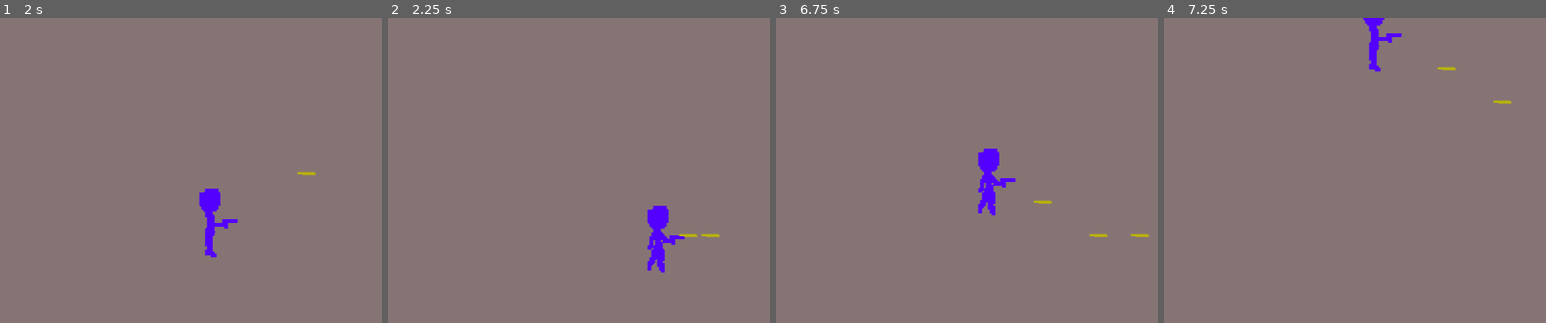
Above: before the commit, frames 1-4 (left to right).
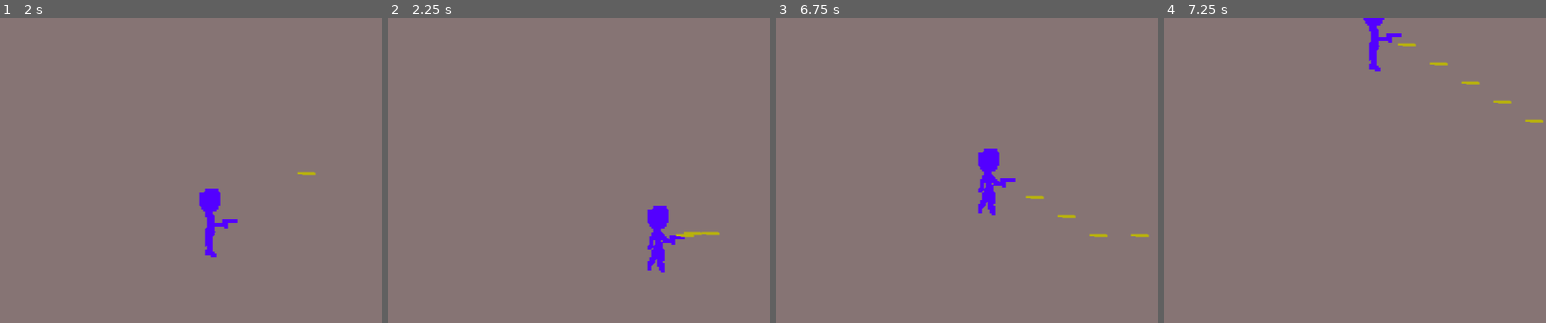
Above: after the commit, the same moments.

Repository: xanax/iamlegend
Game: Godot game, scene res://Man.tscn
Same seed, same stepped clock (60 frames per second), same inputs: the game is played once before the commit and once after it.
Inputs:
- Up to frame 1 (2 s): tap Enter (ui_accept) at 0.5, 1.35, 1.52, 1.82 s; hold Right (ui_right) 0.53-1.28 s; hold Enter (ui_accept) 0.53-1.28 s; hold Down (ui_down) from 1.28 s (still down)
- Up to frame 2 (2.25 s): release Down (ui_down) at 2.03 s; hold Right (ui_right) from 2.03 s (still down); hold Enter (ui_accept) from 2.03 s (still down)
- Up to frame 3 (6.75 s): release Right (ui_right) at 2.78 s; release Enter (ui_accept) at 2.78 s; hold Up (ui_up) 2.78-3.53 s; tap Enter (ui_accept) at 2.85, 3.02, 3.32, 3.5, 4.35, 4.52, 4.82, 5.85, 6.02, 6.32 s; hold Enter (ui_accept) 3.53-4.28 s; hold Left (ui_left) 3.53-5.03 s; hold Down (ui_down) 5.03-5.78 s; hold Enter (ui_accept) 5.03-5.78 s; hold Right (ui_right) 5.78-6.53 s; hold Up (ui_up) from 6.53 s (still down); hold Enter (ui_accept) from 6.53 s (still down)
- Up to frame 4 (7.25 s): keep holding Up (ui_up); keep holding Enter (ui_accept)

Frame 1 is identical in both runs. In frame 2, 0.1% of the frame differs, in the area x 75-87%, y 70-72%; in frame 3, 0.2%; in frame 4, 0.3%, in the area x 61-100%, y 8-35%.

Commit message:
Fire rate as variable

Diff:
--- a/Man.gd
+++ b/Man.gd
@@ -4,6 +4,7 @@
 var bullet = preload("res://Bullet.tscn")
 var facing_right = false
 var last_fired_time = 0
+var fire_delay = 50
 
 # Called when the node enters the scene tree for the first time.
 #func _ready():
@@ -36,7 +37,7 @@
 
 func shoot():
 	var time = OS.get_system_time_msecs()
-	if(time - last_fired_time > 100):
+	if(time - last_fired_time > fire_delay):
 		var b = bullet.instance()
 		b.start($Muzzle.global_position, facing_right)
 		get_parent().add_child(b)
